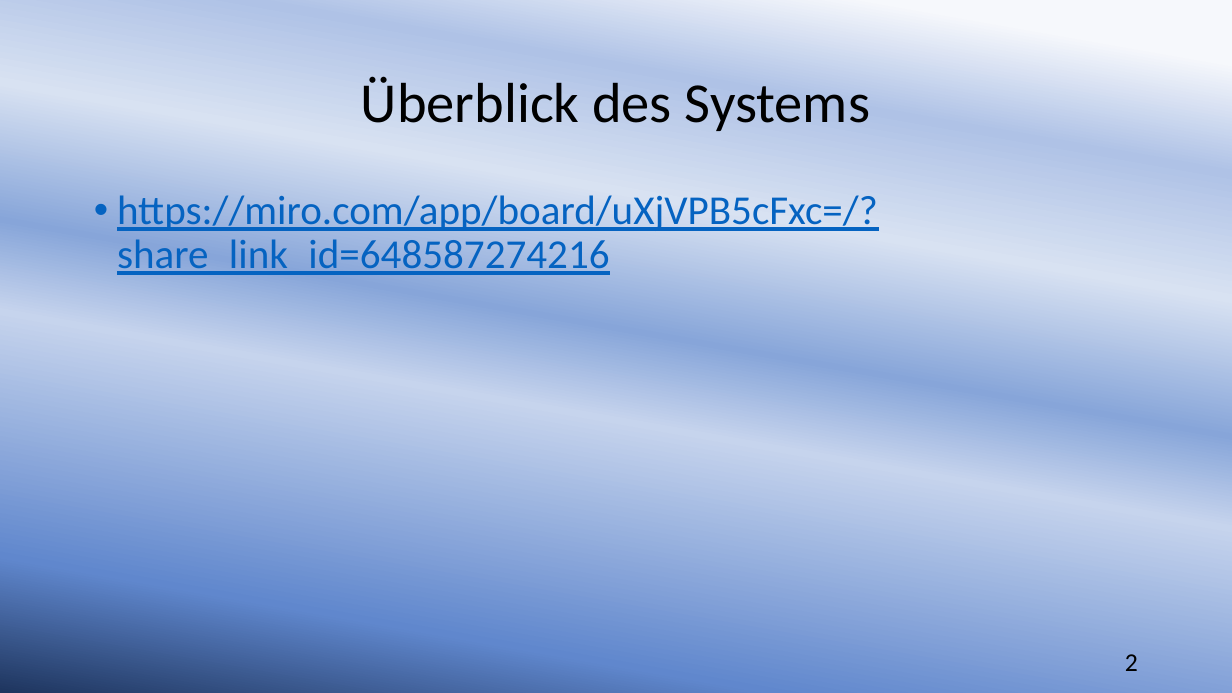
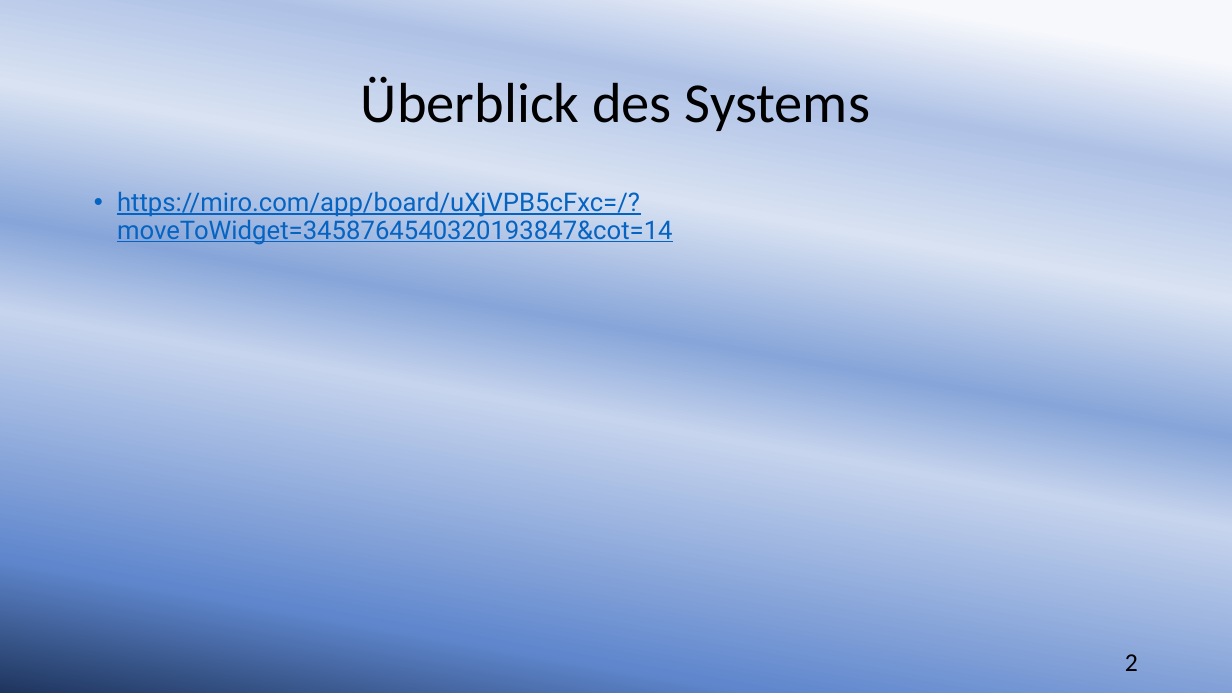
Before and after one commit to sebastiankoch10/EPWS2223HausenKochZimmer, a slide deck: slide 2 of EPWS2223HausenKochZimmer Audit 2.pptx. Drawn at 1232x693 pixels with LibreOffice and Linux fonts; fonts in the diff are those of the drawing. Boxes give left, top, right and bottom in pixels: in the first picture for what was removed or moved away, otherwise in the second. Text is boxed around its words. In the diff, an @@ line names an element or a change of style, - is before the commit and + after.

```diff
--- a/EPWS2223HausenKochZimmer Audit 2.pptx
+++ b/EPWS2223HausenKochZimmer Audit 2.pptx
@@ text at box(117, 187, 673, 245): text changed; size 32 to 20 pt; font Calibri to Roboto @@
-• https://miro.com/app/board/uXjVPB5cFxc=/?share_link_id=648587274216
+• https://miro.com/app/board/uXjVPB5cFxc=/?moveToWidget=3458764540320193847&cot=14
```
Also in this commit, not shown: 5 slides added, 5 slides removed, 4 other files.
